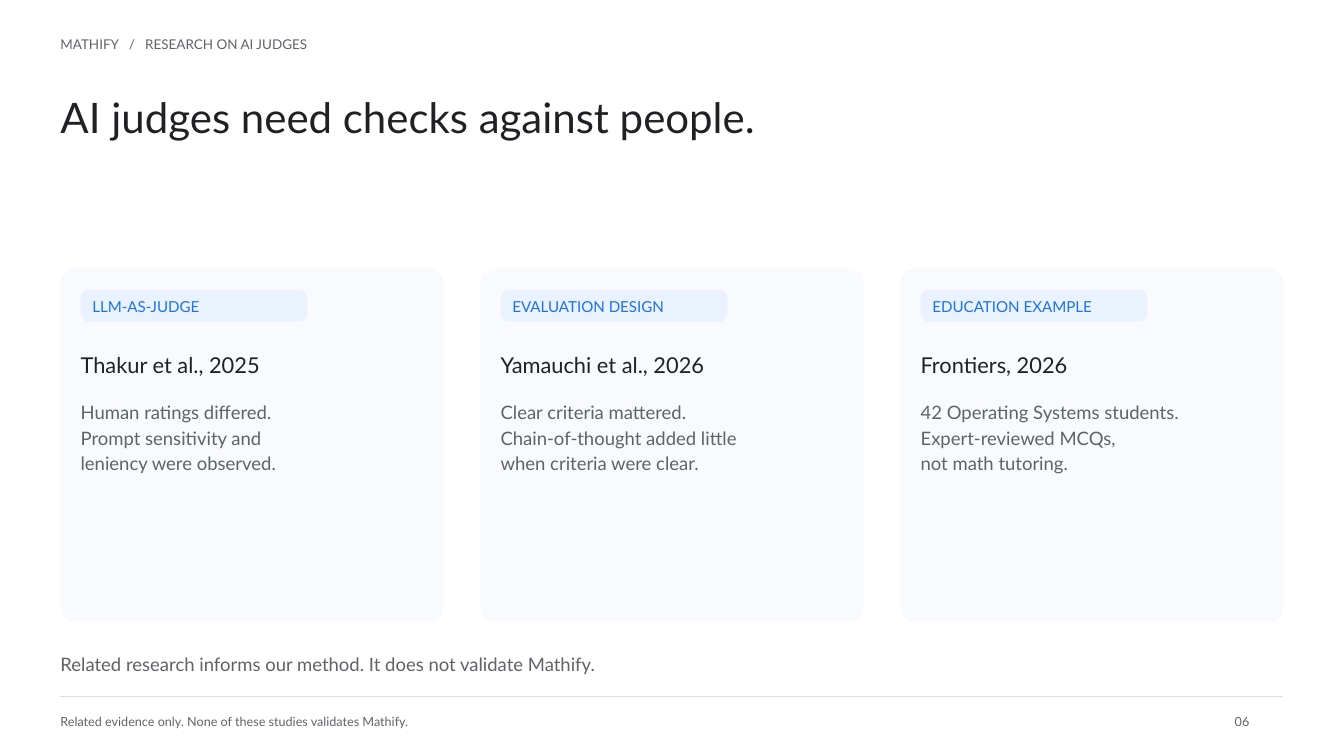
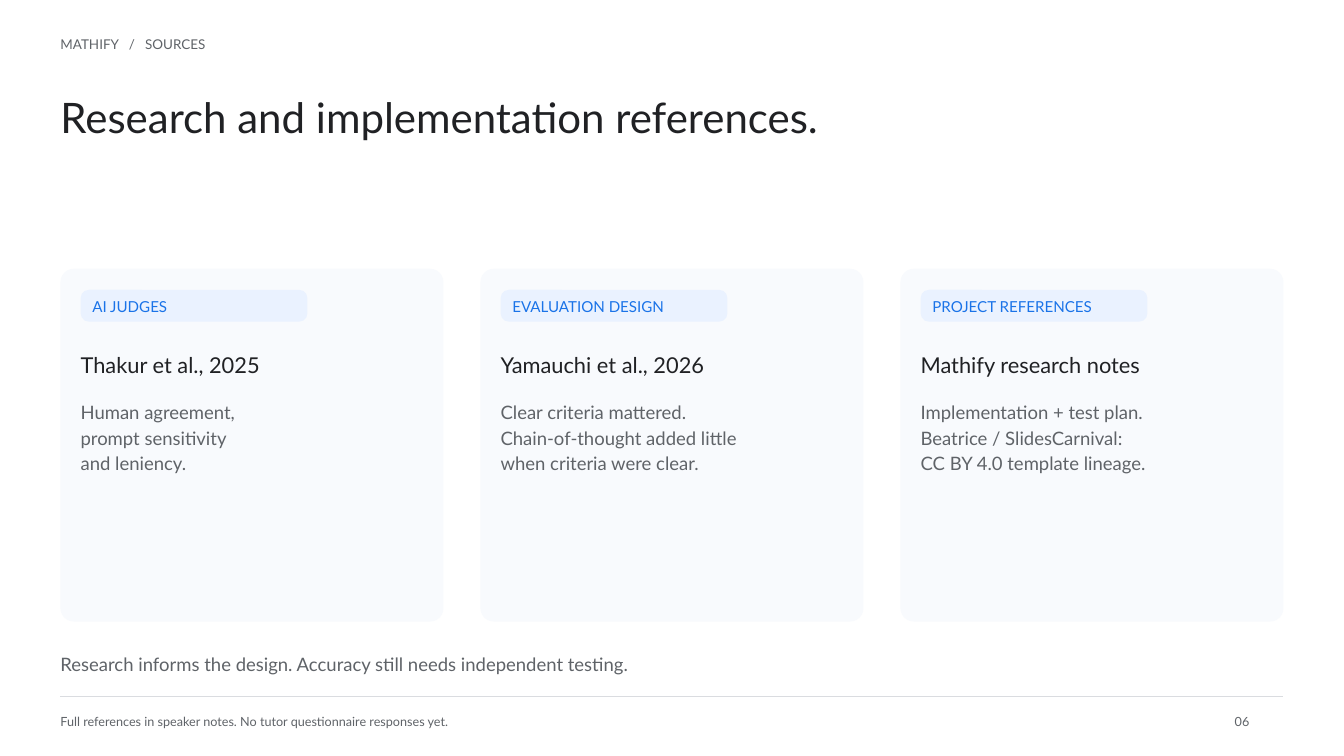
Before and after one commit to Jeff15321/mathify-brief, a slide deck: slide 6 of public/Mathify-stakeholder-evidence.pptx. Drawn at 1344x756 pixels with LibreOffice and Linux fonts; fonts in the diff are those of the drawing; background and template pictures are left out. Boxes give left, top, right and bottom in pixels: in the first picture for what was removed or moved away, otherwise in the second. Text is boxed around its words. In the diff, an @@ line names an element or a change of style, - is before the commit and + after.

```diff
--- a/public/Mathify-stakeholder-evidence.pptx
+++ b/public/Mathify-stakeholder-evidence.pptx
@@ text at <box>60,39,205,49</box>: text changed @@
-MATHIFY / RESEARCH ON AI JUDGES
+MATHIFY / SOURCES
@@ text at <box>60,102,818,141</box>: text changed @@
-AI judges need checks against people.
+Research and implementation references.
@@ text at <box>92,301,167,312</box>: text changed @@
-LLM-AS-JUDGE
+AI JUDGES
@@ text at <box>932,301,1092,312</box>: text changed @@
-EDUCATION EXAMPLE
+PROJECT REFERENCES
@@ text at <box>921,357,1140,377</box>: text changed @@
-Frontiers, 2026
+Mathify research notes
@@ text at <box>81,406,235,473</box>: text changed @@
-Human ratings differed.
-Prompt sensitivity and
-leniency were observed.
+Human agreement,
+prompt sensitivity
+and leniency.
@@ text at <box>921,405,1146,474</box>: text changed @@
-42 Operating Systems students.
-Expert-reviewed MCQs,
-not math tutoring.
+Implementation + test plan.
+Beatrice / SlidesCarnival:
+CC BY 4.0 template lineage.
@@ text at <box>60,657,628,675</box>: text changed @@
-Related research informs our method. It does not validate Mathify.
+Research informs the design. Accuracy still needs independent testing.
@@ text at <box>60,716,448,728</box>: text changed @@
-Related evidence only. None of these studies validates Mathify.
+Full references in speaker notes. No tutor questionnaire responses yet.
```
Also in this commit, not shown: 5 slides added, 10 slides removed, 4 other files.
